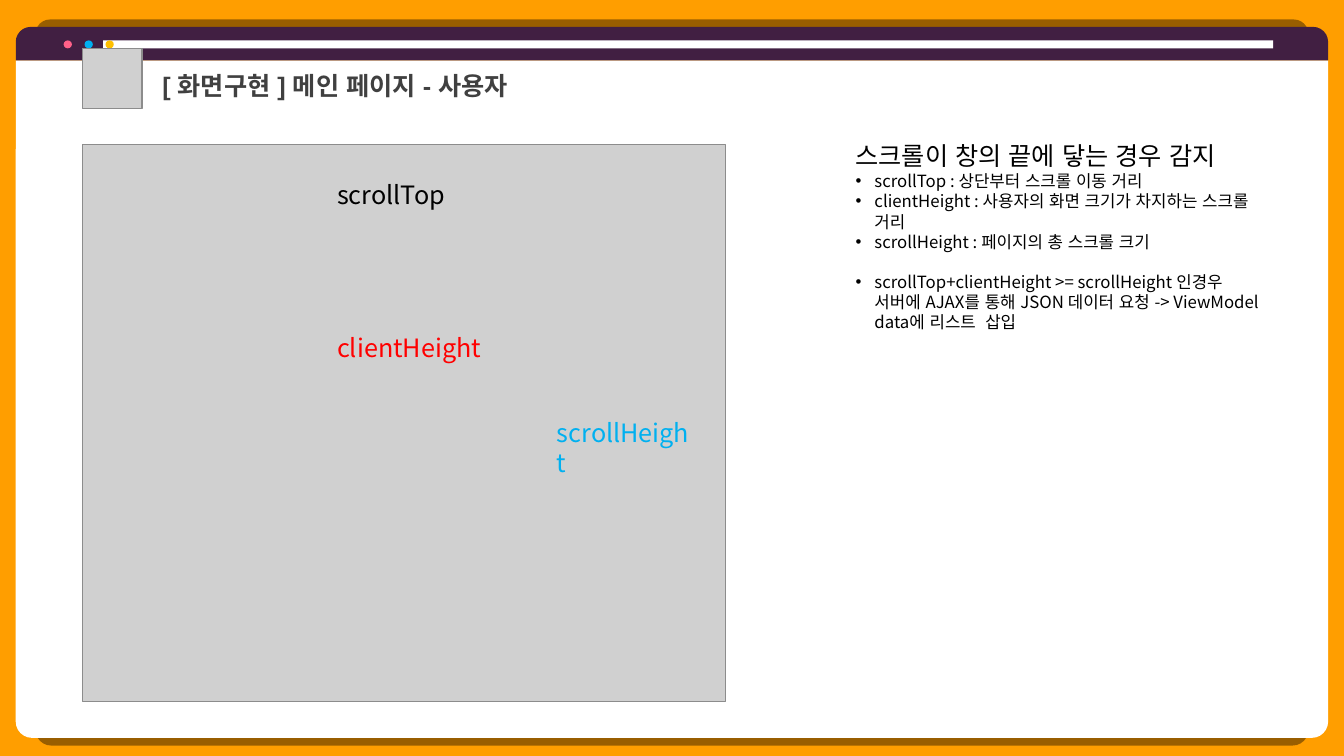
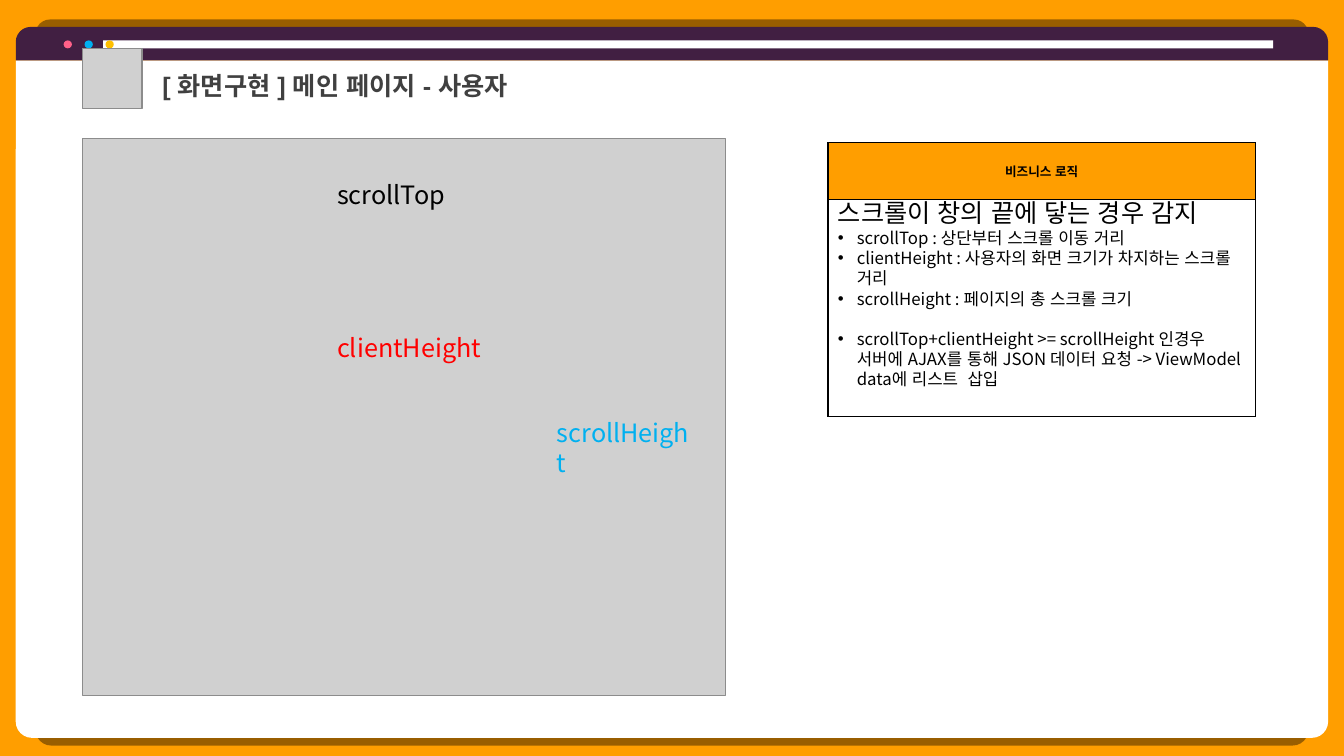
Before and after one commit to hhsw07/ezen-academy-projects, a slide deck: slide 9 of 0 발표용 파워포인트/project06 - 파워포인트 종합 - 형준.pptx (slide 6 before the commit). Drawn at 1344x756 pixels with LibreOffice and Linux fonts; fonts in the diff are those of the drawing; grey boxes stand for pictures. Boxes give left, top, right and bottom in pixels: in the first picture for what was removed or moved away, otherwise in the second. Text is boxed around its words. In the diff, an @@ line names an element or a change of style, - is before the commit and + after.

```diff
--- a/0 발표용 파워포인트/project06 - 파워포인트 종합 - 형준.pptx
+++ b/0 발표용 파워포인트/project06 - 파워포인트 종합 - 형준.pptx
@@ picture: place and size @@
-picture at <box>83,145,726,702</box>
+picture at <box>83,139,726,696</box>
@@ table added at <box>828,142,1255,416</box>, 2 rows, 1 columns @@
+비즈니스 로직
+
@@ text "스크롤이 창의 끝에 닿는 경우 ..." rewrapped from <box>856,144,1258,330</box> to <box>838,196,1241,387</box> @@
```
Also in this commit, not shown: 15 other slides changed, 8 slides added, 22 slides removed, 12 other files.
